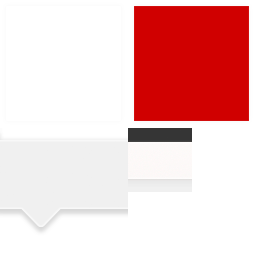
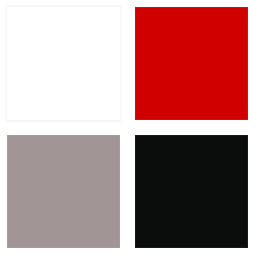
Two versions of the same layered image (256 × 256). Layer-by-layer changes:
hid "Layer 5" over [0, 128, 128, 236]
hid "Layer 4" over [128, 128, 192, 192]
added layer "Layer 3 copy 4" in group "Group 1" over [134, 134, 248, 248]
added layer "Layer 3 copy 3" in group "Group 1" over [6, 135, 121, 248]
